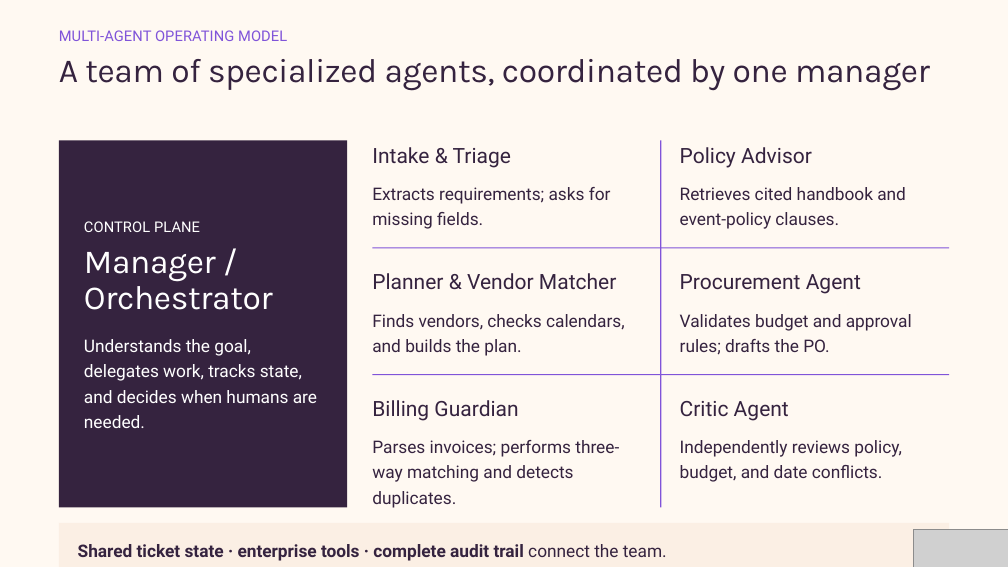
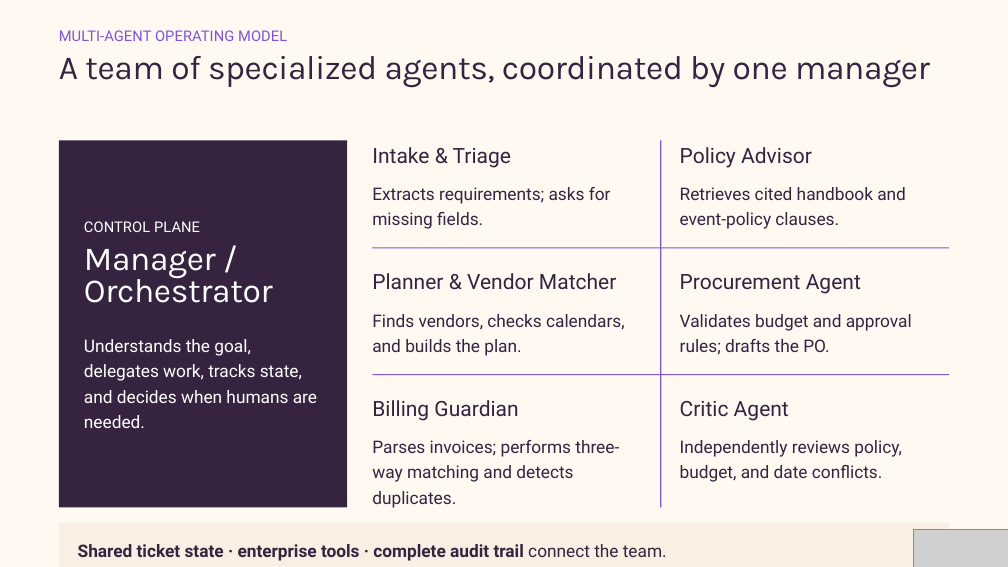
Before and after one commit to Sinha28Shivam/Singularity_Squad, a slide deck: slide 4 of AI Hackathon2.0.pptx. Drawn at 1008x567 pixels with LibreOffice and Linux fonts; fonts in the diff are those of the drawing; grey boxes stand for pictures; background and template pictures are left out. Boxes give left, top, right and bottom in pixels: in the first picture for what was removed or moved away, otherwise in the second. Text is boxed around its words. In the diff, an @@ line names an element or a change of style, - is before the commit and + after.

```diff
--- a/AI Hackathon2.0.pptx
+++ b/AI Hackathon2.0.pptx
@@ text "A team of specialized agents, ..." at (59,56,930,88): line spacing 0.9 to 0.8 @@
@@ text "Manager /" at (84,249,273,303): line spacing 0.9 to 0.8 @@
```
Also in this commit, not shown: 6 other slides changed, 15 other files.
